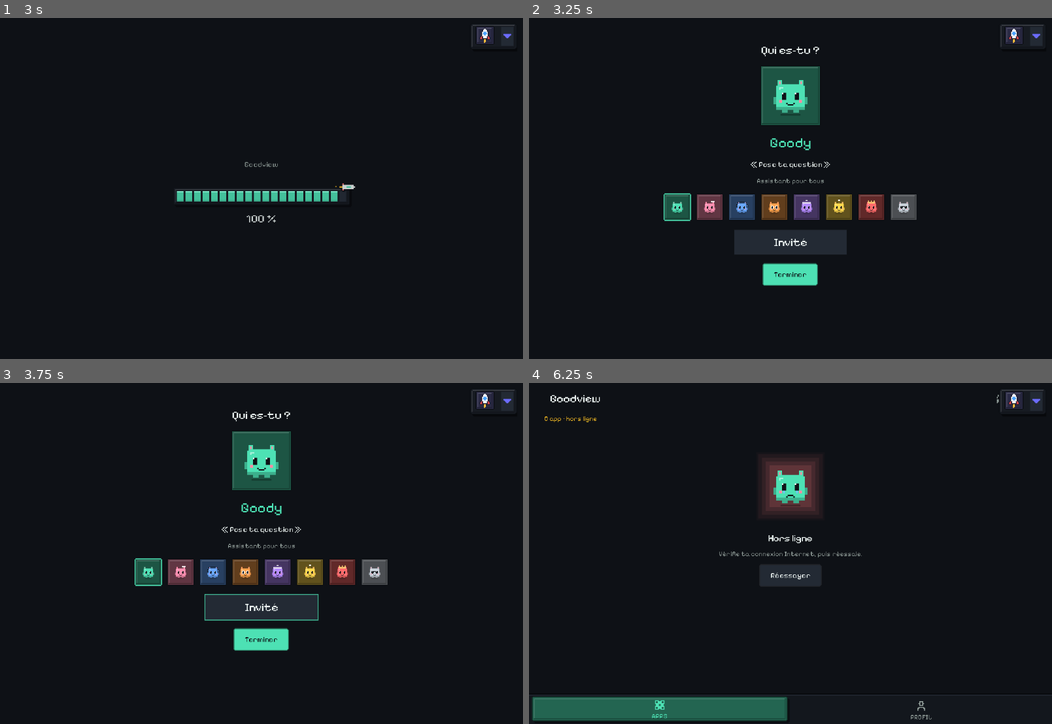
Above: before the commit, frames 1-4 (two rows, left to right).
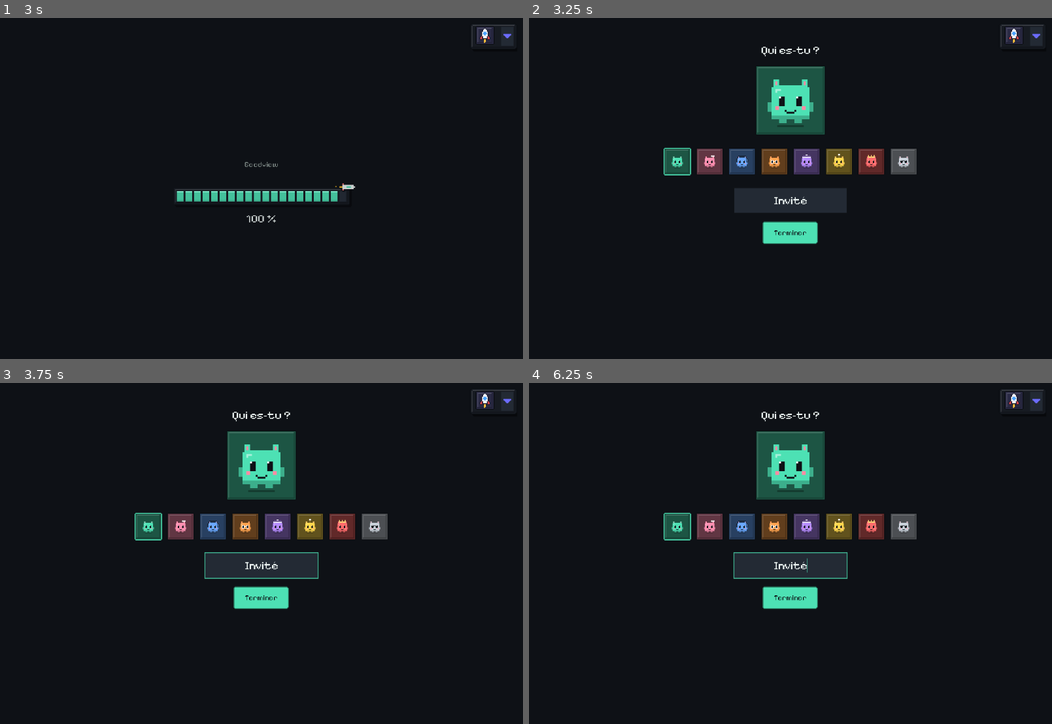
Above: after the commit, the same moments.

Repository: goodview-software/goodview-launcher
Game: Godot game, scene res://boot.tscn
The game is run twice, just before and just after one commit, with the same random seed, the same clock (stepped at 60 frames per second) and the same inputs.
Inputs (mouse positions are in pixels of both pictures, inside the frame that each line leads up to):
- Up to frame 1 (3 s): tap Enter (ui_accept) at 0.5, 0.77, 1.52 s; move the mouse to (376, 171) at 0.52 s; hold Right 0.53-1.28 s; tap Tab at 0.6, 2.1 s; click (376, 171) at 0.67 s; move the mouse to (156, 205) at 1.27 s; hold Left 1.28-2.03 s; tap Space at 1.35, 2.85 s; move the mouse to (313, 113) at 2.02 s; hold Right from 2.03 s (still down); move the mouse to (235, 256) at 2.77 s; click (235, 256) at 2.92 s
- Up to frame 2 (3.25 s): keep holding Right; tap Enter (ui_accept) at 3.02 s
- Up to frame 3 (3.75 s): tap Enter (ui_accept) at 3.5 s; move the mouse to (418, 604) at 3.52 s; release Right at 3.53 s; hold Left from 3.53 s (still down); tap Tab at 3.6 s
- Up to frame 4 (6.25 s): tap Enter (ui_accept) at 3.77, 4.25, 4.52, 5, 5.75, 6.02 s; move the mouse to (633, 502) at 4.27 s; tap Space at 4.35, 5.85 s; move the mouse to (816, 553) at 5.02 s; tap Tab at 5.1 s; click (816, 553) at 5.17 s; move the mouse to (712, 468) at 5.77 s; release Left at 5.78 s; hold Right from 5.78 s (still down)

Frame 1 is identical in both runs. In frame 2, 11% of the frame differs, in the area x 25-75%, y 14-79%; in frame 3, 11%; in frame 4, 12%, in the area x 0-100%, y 3-100%.

Commit message:
Profil : page épurée (mascotte, choix, pseudo, sans texte)
Co-Authored-By: Claude Sonnet 5.5 <noreply@anthropic.com>

Diff:
--- a/pages/profile.gd
+++ b/pages/profile.gd
@@ -18,9 +18,6 @@
 	var ed := Editor.new()
 	ed.ctx = ctx
 	body.add_child(ed)
-	var c := W.card(body)
-	var l := W.label("Ton pseudo et ta mascotte sont partagés avec toutes les apps Goodview, avec la charte de couleurs de son univers.", 14, T.DIM, c)
-	l.horizontal_alignment = HORIZONTAL_ALIGNMENT_CENTER
 
 
 func on_back() -> bool:
--- a/ui/profile_editor.gd
+++ b/ui/profile_editor.gd
@@ -14,24 +14,15 @@
 var edit: LineEdit
 var avatar := 0
 var _picked := false  # le choix de mascotte vient de cet éditeur (sinon on ne l'écrase pas)
-var name_lbl: Label
-var motto_lbl: Label
-var role_lbl: Label
 
 
 func _ready() -> void:
 	avatar = ctx.store.avatar
-	add_theme_constant_override("separation", 16)
+	add_theme_constant_override("separation", 24)
 	preview = W.Avatar.new()
-	preview.custom_minimum_size = Vector2(130, 130)
+	preview.custom_minimum_size = Vector2(150, 150)
 	preview.size_flags_horizontal = Control.SIZE_SHRINK_CENTER
 	add_child(preview)
-	name_lbl = W.label("", 28, T.OK, self)
-	name_lbl.horizontal_alignment = HORIZONTAL_ALIGNMENT_CENTER
-	motto_lbl = W.label("", 15, T.TEXT, self)
-	motto_lbl.horizontal_alignment = HORIZONTAL_ALIGNMENT_CENTER
-	role_lbl = W.label("", 13, T.DIM, self)
-	role_lbl.horizontal_alignment = HORIZONTAL_ALIGNMENT_CENTER
 	var pick := HFlowContainer.new()
 	pick.alignment = FlowContainer.ALIGNMENT_CENTER
 	pick.add_theme_constant_override("h_separation", 8)
@@ -69,11 +60,6 @@
 
 func _refresh() -> void:
 	preview.variant = avatar
-	var u := U.get_u(avatar)
-	name_lbl.text = u.name
-	name_lbl.add_theme_color_override("font_color", Color(str(u.accent)))
-	motto_lbl.text = "« %s »" % u.motto
-	role_lbl.text = u.specialty
 	for i in pickers.size():
 		pickers[i].selected = i == avatar
 
